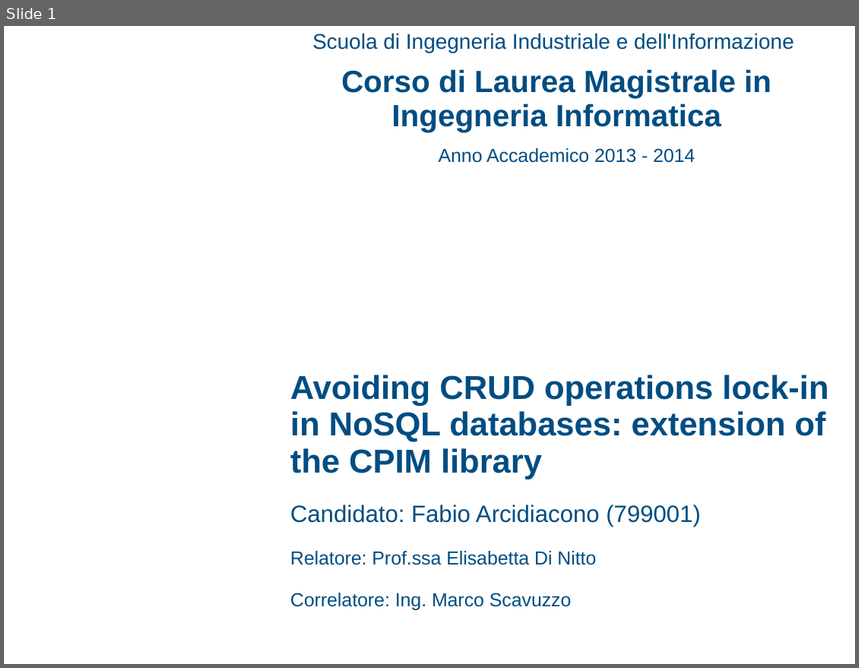
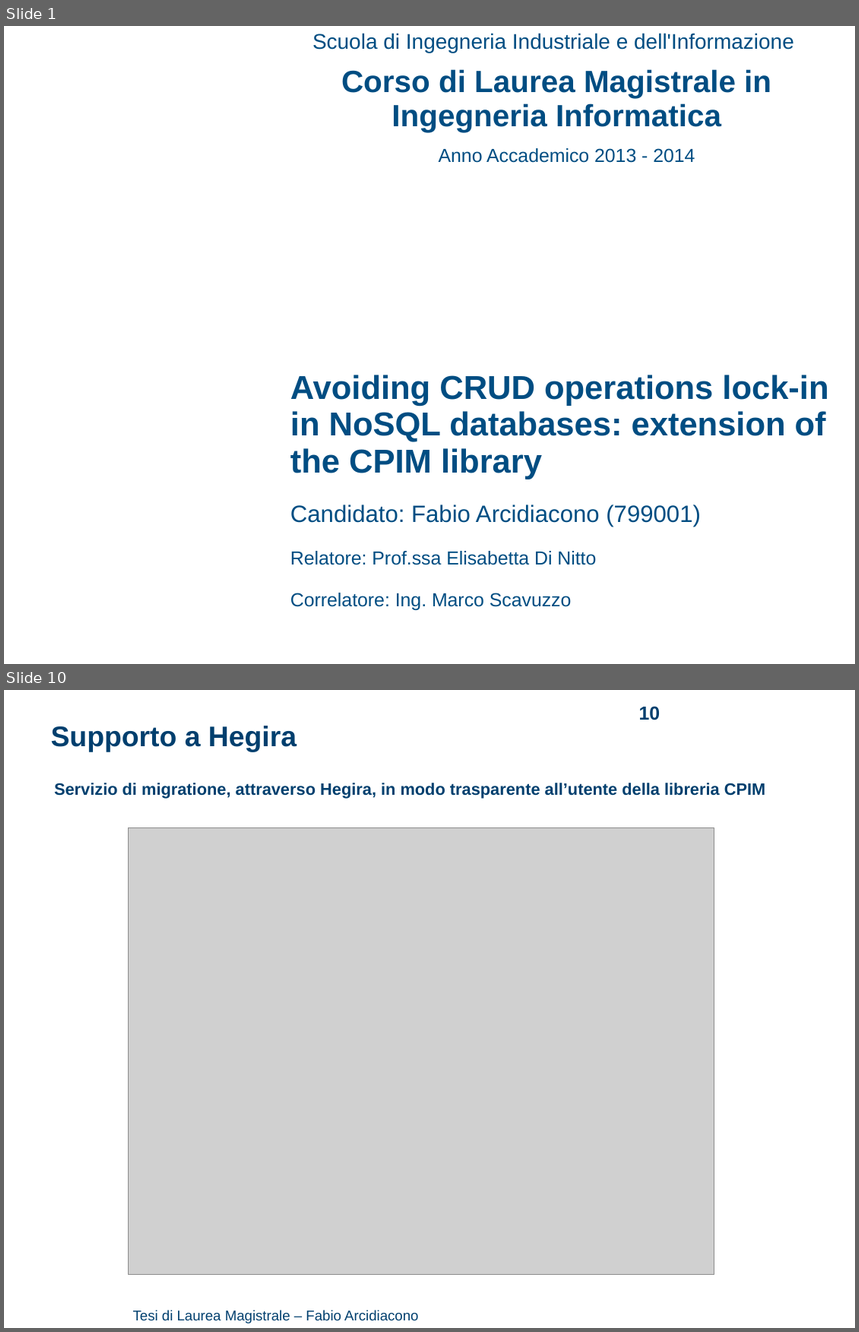
Before and after one commit to arci/thesis, a slide deck: presentation/ThesisPresentation.ppt. Shown one above the other, each under a label of ours: slide 1 before the commit, slides 1 and 10 after it; the slides between them are not shown. The pictures are 859x668 and 859x1332 pixels, drawn with LibreOffice and Linux fonts; fonts in the diff are those of the drawing; grey boxes stand for pictures; background and template pictures are left out. Boxes give left, top, right and bottom in pixels: in the first picture for what was removed or moved away, otherwise in the second. Text is boxed around its words. In the diff, an @@ line names an element or a change of style, - is before the commit and + after.

```diff
--- a/presentation/ThesisPresentation.ppt
+++ b/presentation/ThesisPresentation.ppt
@@ slide 10 added at box(4, 690, 855, 1328), background #FFFFFF @@
@@ page number added at box(639, 706, 661, 720), 16 pt, text #003F6E, bold @@
+10
@@ text added at box(51, 726, 297, 752), 24 pt, text #003F6E, bold @@
+Supporto a Hegira
@@ text added at box(54, 783, 766, 798), 14 pt, text #003F6E, bold @@
+Servizio di migratione, attraverso Hegira, in modo trasparente all’utente della libreria CPIM
@@ picture added at box(129, 828, 715, 1274) @@
@@ text added at box(133, 1310, 418, 1324), 12 pt, text #003F6E @@
+Tesi di Laurea Magistrale – Fabio Arcidiacono
```
Also in this commit, not shown: 3 slides changed, 10 other slides added, 4 slides removed, 1 other file.
